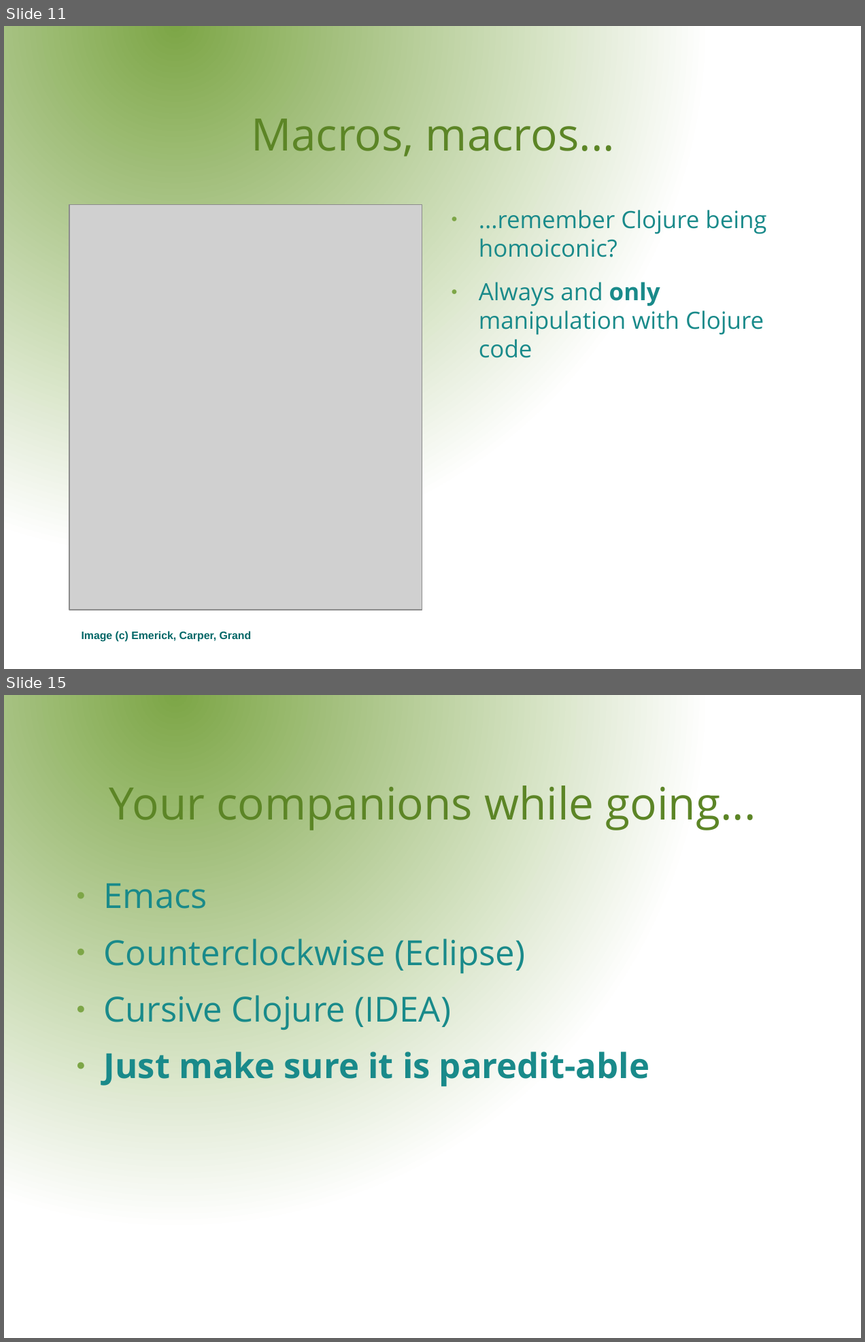
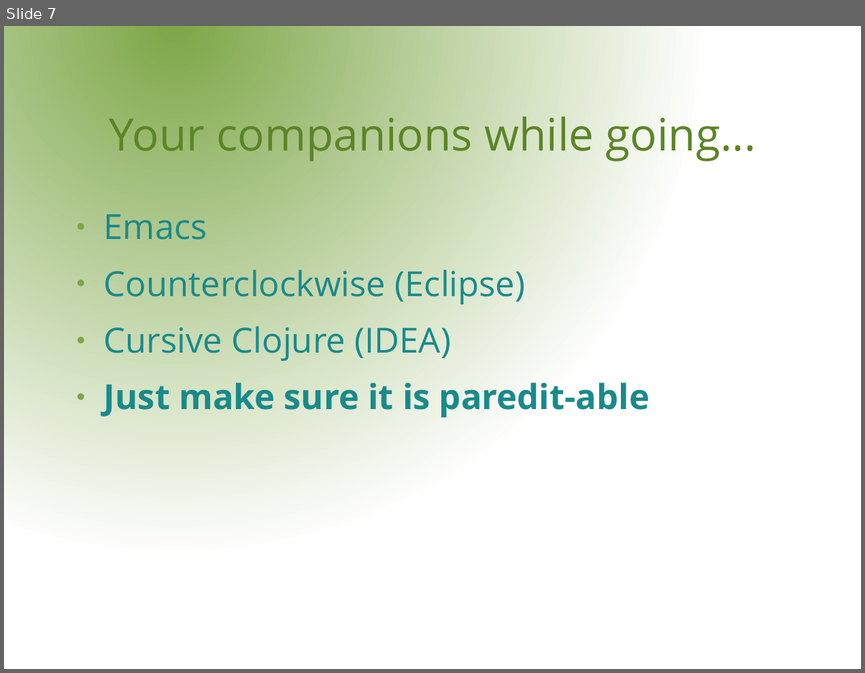
Before and after one commit to rssole/voxxed, a slide deck: resources/presentation/VoxxedDays.odp. Shown one above the other, each under a label of ours: slides 11 and 15 before the commit, slide 7 after it; the slides between them are not shown. The pictures are 865x1342 and 865x673 pixels, drawn with LibreOffice and Linux fonts; fonts in the diff are those of the drawing; grey boxes stand for pictures; background and template pictures are left out. Boxes give left, top, right and bottom in pixels: in the first picture for what was removed or moved away, otherwise in the second. Text is boxed around its words. In the diff, an @@ line names an element or a change of style, - is before the commit and + after.

```diff
--- a/resources/presentation/VoxxedDays.odp
+++ b/resources/presentation/VoxxedDays.odp
@@ slide 11 removed at (x1=4, y1=26, x2=861, y2=669), background gradient #7DA647 to #FFFFFF @@
@@ title removed at (x1=251, y1=118, x2=615, y2=156) @@
-Macros, macros...
@@ picture removed at (x1=69, y1=205, x2=422, y2=610) @@
@@ text removed at (x1=479, y1=210, x2=766, y2=358) @@
-● ...remember Clojure being homoiconic?
-● Always and only manipulation with Clojure code
@@ text removed at (x1=82, y1=631, x2=252, y2=641) @@
-Image (c) Emerick, Carper, Grand
@@ what was slide 15 is now slide 7 @@
```
Also in this commit, not shown: 2 slides changed, 1 slide added, 7 other slides removed, 7 other files.
